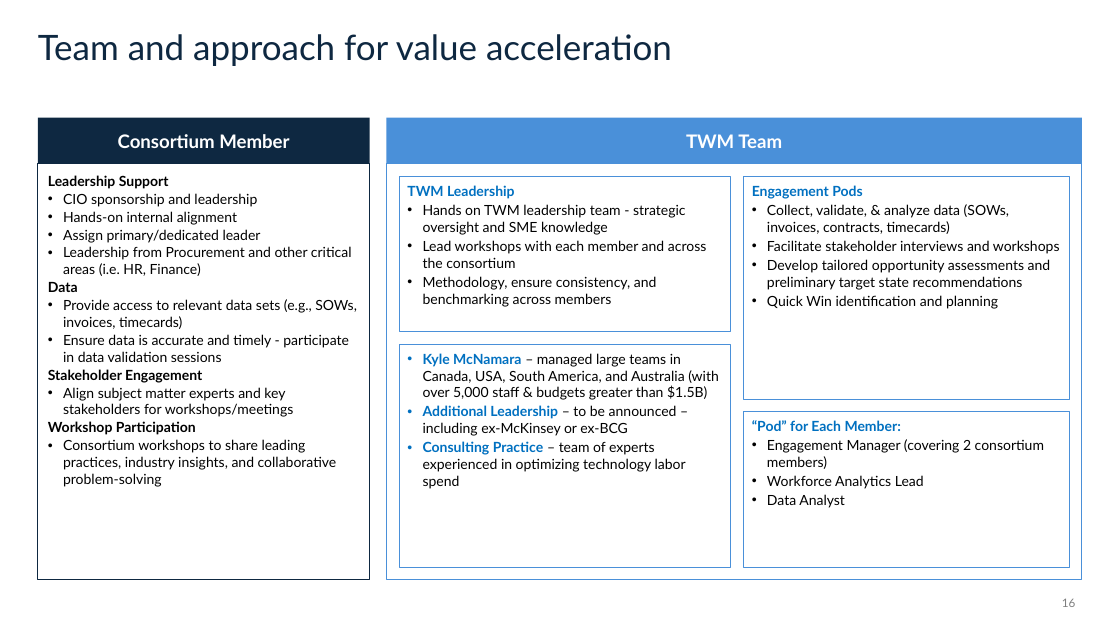
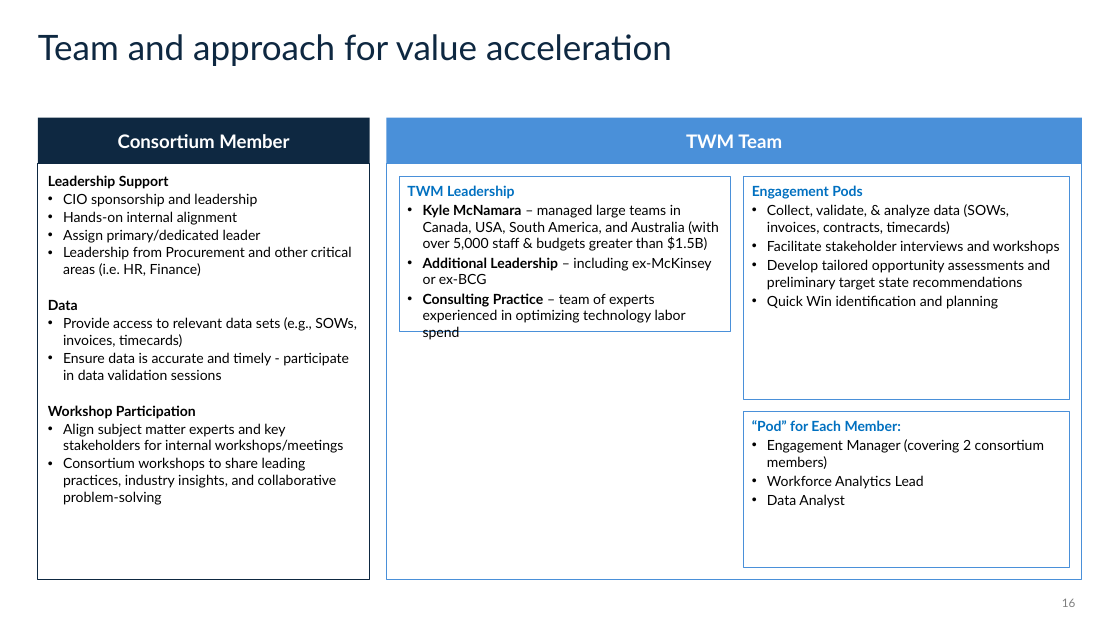
Before and after one commit to kylemac7807/twm-platform, a slide deck: slide 16 of docs/story/twm-pitch-deck-v2.pptx. Drawn at 1120x630 pixels with LibreOffice and Linux fonts; fonts in the diff are those of the drawing. Boxes give left, top, right and bottom in pixels: in the first picture for what was removed or moved away, otherwise in the second. Text is boxed around its words. In the diff, an @@ line names an element or a change of style, - is before the commit and + after.

```diff
--- a/docs/story/twm-pitch-deck-v2.pptx
+++ b/docs/story/twm-pitch-deck-v2.pptx
@@ text at (423, 204, 719, 340): text changed @@
-• Hands on TWM leadership team - strategic oversight and SME knowledge
-• Lead workshops with each member and across the consortium
-• Methodology, ensure consistency, and benchmarking across members
+• Kyle McNamara – managed large teams in Canada, USA, South America, and Australia (with over 5,000 staff & budgets greater than $1.5B)
+• Additional Leadership – including ex-McKinsey or ex-BCG
+• Consulting Practice – team of experts experienced in optimizing technology labor spend
@@ rectangle removed at (399, 344, 731, 567) @@
@@ text removed at (423, 353, 719, 489) @@
-• Kyle McNamara – managed large teams in Canada, USA, South America, and Australia (with over 5,000 staff & budgets greater than $1.5B)
-• Additional Leadership – to be announced – including ex-McKinsey or ex-BCG
-• Consulting Practice – team of experts experienced in optimizing technology labor spend
@@ text at (48, 369, 294, 417): paragraphs removed @@
-Stakeholder Engagement
-• Align subject matter experts and key stakeholders for workshops/meetings
@@ text at (63, 423, 344, 453): paragraph added @@
+• Align subject matter experts and key stakeholders for internal workshops/meetings
```
Also in this commit, not shown: 13 other slides changed.
